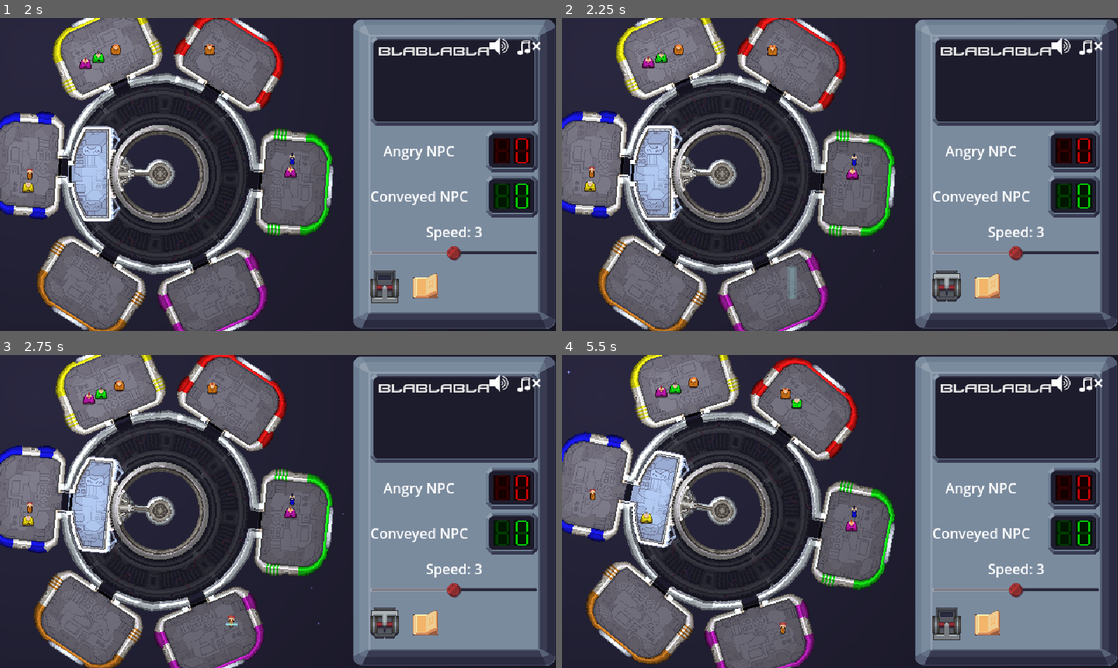
Above: before the commit, frames 1-4 (two rows, left to right).
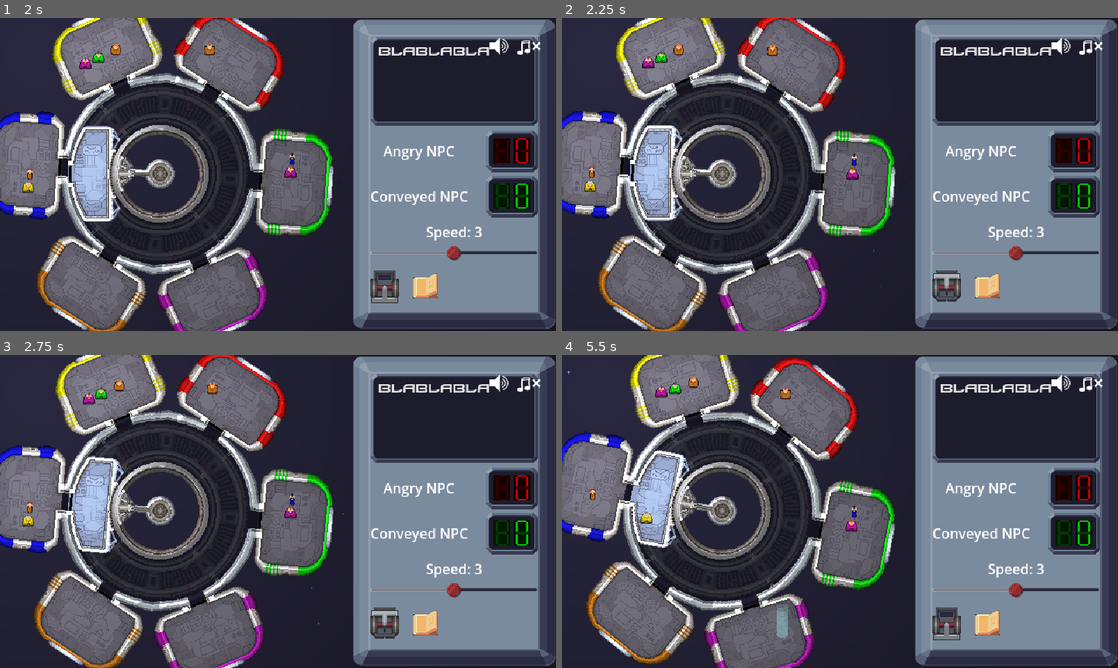
Above: after the commit, the same moments.

Repository: tehelka-gamedev/gmtk-2025
Game: Godot game, scene res://main.tscn
The game is run twice, just before and just after one commit, with the same random seed, the same clock (stepped at 60 frames per second) and the same inputs. The engine's default icon, where the game draws it, is replaced by a stand-in: a white triangle on a blue panel in a dark square. Sound files missing from this copy of the repository are replaced by a short silence.
Inputs (mouse positions are in pixels of both pictures, inside the frame that each line leads up to):
- Up to frame 1 (2 s): click (383, 287) at 0.5 s; click (422, 287) at 1.25 s
- Up to frame 2 (2.25 s): click (945, 287) at 2 s
- Up to frame 3 (2.75 s): no input
- Up to frame 4 (5.5 s): click (984, 624) at 2.75 s; click (945, 624) at 3.5 s; click (984, 624) at 4.25 s; hold Q (accept_npc_entering) from 5.03 s (still down)

Frame 1 is identical in both runs. In frame 2, less than 0.1% of the frame differs, in the area x 40-43%, y 79-90%; in frame 3, less than 0.1%; in frame 4, 0.3%, in the area x 38-44%, y 13-91%.

Commit message:
Fix digital label bug

Diff:
--- a/godot/main.tscn
+++ b/godot/main.tscn
@@ -37,8 +37,7 @@
 
 [node name="Main" type="Node2D" node_paths=PackedStringArray("elevator")]
 script = ExtResource("1_lquwl")
-MIN_NPC_RESPAWN_TIME = 2.0
-MAX_NPC_RESPAWN_TIME = 4.0
+MIN_NPC_RESPAWN_TIME = 5.0
 starting_npc_count = 8
 elevator = NodePath("World/Elevator")
 
--- a/godot/ui/digit_display.tscn
+++ b/godot/ui/digit_display.tscn
@@ -4,10 +4,12 @@
 [ext_resource type="Texture2D" uid="uid://12rn2qj1wvid" path="res://ui/theme/digit/digit-spritesheet.png" id="2_xhhfi"]
 
 [sub_resource type="AtlasTexture" id="AtlasTexture_c64vb"]
+resource_local_to_scene = true
 atlas = ExtResource("2_xhhfi")
 region = Rect2(0, 0, 32, 48)
 
 [sub_resource type="AtlasTexture" id="AtlasTexture_xhhfi"]
+resource_local_to_scene = true
 atlas = ExtResource("2_xhhfi")
 region = Rect2(0, 0, 32, 48)
 
